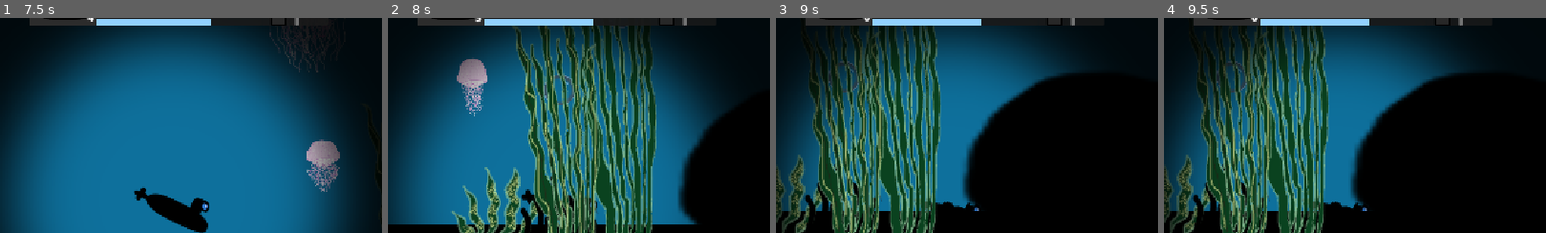
Above: before the commit, frames 1-4 (left to right).
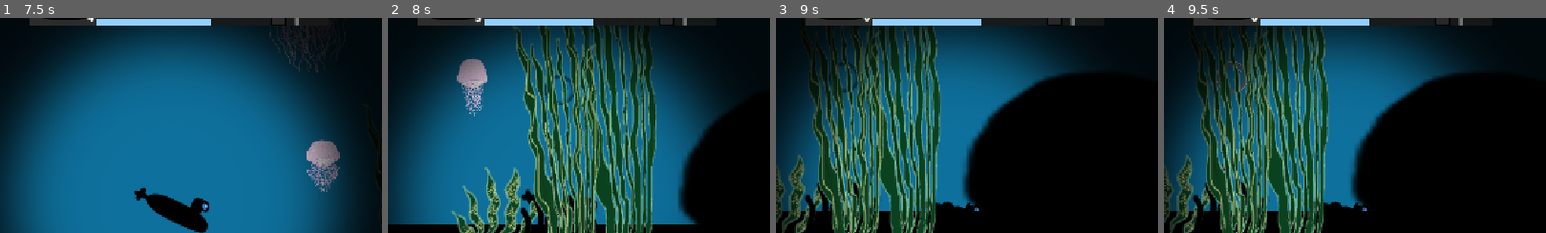
Above: after the commit, the same moments.

Repository: EddieRowe/godot-wild-jam-82
Game: Godot game, scene res://levels/level_1.tscn
The game is run twice, just before and just after one commit, with the same random seed, the same clock (stepped at 60 frames per second) and the same inputs. This scene is started directly instead of the project's main scene.
Inputs:
- Up to frame 1 (7.5 s): tap Enter (ui_accept) at 0.5, 0.77, 1.52, 3.02, 3.77, 4.52, 6.02, 6.77 s; hold Up (ui_up) 0.53-2.03 s; hold Left (ui_left) 2.03-3.53 s; hold Down (ui_down) 3.53-4.28 s; hold Right (ui_right) 4.28-5.03 s; hold Up (ui_up) 5.03-5.78 s; hold Right (ui_right) from 5.78 s (still down)
- Up to frame 2 (8 s): keep holding Right (ui_right); tap Enter (ui_accept) at 7.52 s
- Up to frame 3 (9 s): release Right (ui_right) at 8.03 s; hold Down (ui_down) 8.03-8.78 s; hold Left (ui_left) from 8.78 s (still down)
- Up to frame 4 (9.5 s): keep holding Left (ui_left); tap Enter (ui_accept) at 9.02 s
The pictures show only the part of the screen within x 27-77%, y 6-56%; the shares and areas given below are measured in that part.

Frame 1 is identical in both runs. In frame 2, 0.2% of the frame differs, in the area x 40-63%, y 3-41%; in frame 3, 0.1%; in frame 4, less than 0.1%.

Commit message:
make oxy bubbles more visible

Diff:
--- a/prefabs/OxygenBubble.tscn
+++ b/prefabs/OxygenBubble.tscn
@@ -1,12 +1,50 @@
-[gd_scene load_steps=4 format=3 uid="uid://glvtqalegb67"]
+[gd_scene load_steps=7 format=3 uid="uid://glvtqalegb67"]
 
-[ext_resource type="Script" path="res://scripts/oxygen_source.gd" id="1_lmndt"]
+[ext_resource type="Script" uid="uid://2xdvvd854rqn" path="res://scripts/oxygen_source.gd" id="1_lmndt"]
 [ext_resource type="Texture2D" uid="uid://b2r7rc1leger7" path="res://art/bubble_placeholder.png" id="2_lmndt"]
+
+[sub_resource type="Animation" id="Animation_lmndt"]
+resource_name = "bubble_animation"
+loop_mode = 1
+tracks/0/type = "value"
+tracks/0/imported = false
+tracks/0/enabled = true
+tracks/0/path = NodePath(".:self_modulate")
+tracks/0/interp = 1
+tracks/0/loop_wrap = true
+tracks/0/keys = {
+"times": PackedFloat32Array(0, 0.5, 1),
+"transitions": PackedFloat32Array(1, 1, 1),
+"update": 0,
+"values": [Color(0, 0.52549, 0.780392, 1), Color(0.842093, 0.931445, 1, 1), Color(0, 0.52549, 0.780392, 1)]
+}
+
+[sub_resource type="Animation" id="Animation_rnh4p"]
+length = 0.001
+tracks/0/type = "value"
+tracks/0/imported = false
+tracks/0/enabled = true
+tracks/0/path = NodePath(".:self_modulate")
+tracks/0/interp = 1
+tracks/0/loop_wrap = true
+tracks/0/keys = {
+"times": PackedFloat32Array(0),
+"transitions": PackedFloat32Array(1),
+"update": 0,
+"values": [Color(0.572549, 0.819608, 1, 1)]
+}
+
+[sub_resource type="AnimationLibrary" id="AnimationLibrary_dkv14"]
+_data = {
+&"RESET": SubResource("Animation_rnh4p"),
+&"bubble_animation": SubResource("Animation_lmndt")
+}
 
 [sub_resource type="CircleShape2D" id="CircleShape2D_dkv14"]
 radius = 24.0416
 
 [node name="OxygenBubble" type="RigidBody2D" groups=["Oxygen Source"]]
+self_modulate = Color(0.572549, 0.819608, 1, 1)
 mass = 0.1
 gravity_scale = 0.0
 script = ExtResource("1_lmndt")
@@ -17,6 +55,11 @@
 scale = Vector2(0.258716, 0.258716)
 texture = ExtResource("2_lmndt")
 
+[node name="AnimationPlayer" type="AnimationPlayer" parent="Sprite2D"]
+libraries = {
+&"": SubResource("AnimationLibrary_dkv14")
+}
+
 [node name="CollisionShape2D" type="CollisionShape2D" parent="."]
 visible = false
 shape = SubResource("CircleShape2D_dkv14")
--- a/prefabs/OxygenBubble_Big.tscn
+++ b/prefabs/OxygenBubble_Big.tscn
@@ -1,10 +1,47 @@
-[gd_scene load_steps=4 format=3 uid="uid://ddmscuyoh7haw"]
+[gd_scene load_steps=7 format=3 uid="uid://ddmscuyoh7haw"]
 
-[ext_resource type="Script" path="res://scripts/oxygen_source.gd" id="1_e5xmu"]
+[ext_resource type="Script" uid="uid://2xdvvd854rqn" path="res://scripts/oxygen_source.gd" id="1_e5xmu"]
 [ext_resource type="Texture2D" uid="uid://b2r7rc1leger7" path="res://art/bubble_placeholder.png" id="2_256ut"]
 
 [sub_resource type="CircleShape2D" id="CircleShape2D_e5xmu"]
 radius = 100.005
+
+[sub_resource type="Animation" id="Animation_lmndt"]
+resource_name = "bubble_animation"
+loop_mode = 1
+tracks/0/type = "value"
+tracks/0/imported = false
+tracks/0/enabled = true
+tracks/0/path = NodePath(".:self_modulate")
+tracks/0/interp = 1
+tracks/0/loop_wrap = true
+tracks/0/keys = {
+"times": PackedFloat32Array(0, 0.5, 1),
+"transitions": PackedFloat32Array(1, 1, 1),
+"update": 0,
+"values": [Color(0, 0.52549, 0.780392, 1), Color(0.842093, 0.931445, 1, 1), Color(0, 0.52549, 0.780392, 1)]
+}
+
+[sub_resource type="Animation" id="Animation_rnh4p"]
+length = 0.001
+tracks/0/type = "value"
+tracks/0/imported = false
+tracks/0/enabled = true
+tracks/0/path = NodePath(".:self_modulate")
+tracks/0/interp = 1
+tracks/0/loop_wrap = true
+tracks/0/keys = {
+"times": PackedFloat32Array(0),
+"transitions": PackedFloat32Array(1),
+"update": 0,
+"values": [Color(0.572549, 0.819608, 1, 1)]
+}
+
+[sub_resource type="AnimationLibrary" id="AnimationLibrary_dkv14"]
+_data = {
+&"RESET": SubResource("Animation_rnh4p"),
+&"bubble_animation": SubResource("Animation_lmndt")
+}
 
 [node name="OxygenBubbleBig" type="RigidBody2D" groups=["Oxygen Source"]]
 mass = 0.1
@@ -17,6 +54,12 @@
 shape = SubResource("CircleShape2D_e5xmu")
 
 [node name="Sprite2D" type="Sprite2D" parent="."]
+self_modulate = Color(0.572549, 0.819608, 1, 1)
 position = Vector2(3.5, 0)
 scale = Vector2(1.03043, 1)
 texture = ExtResource("2_256ut")
+
+[node name="AnimationPlayer" type="AnimationPlayer" parent="Sprite2D"]
+libraries = {
+&"": SubResource("AnimationLibrary_dkv14")
+}
--- a/scripts/oxygen_source.gd
+++ b/scripts/oxygen_source.gd
@@ -11,6 +11,7 @@
 	get_node("CollisionShape2D").apply_scale(Vector2i(bubbleSize, bubbleSize))
 	get_node("Sprite2D").apply_scale(Vector2i(bubbleSize, bubbleSize))
 	freeze = isStatic
+	get_node("Sprite2D/AnimationPlayer").play("bubble_animation")
 
 func pop() -> void:
 	print("Pop!")
Not shown: 1 places in prefabs/OxygenBubble_Med.tscn that only renumber resources
